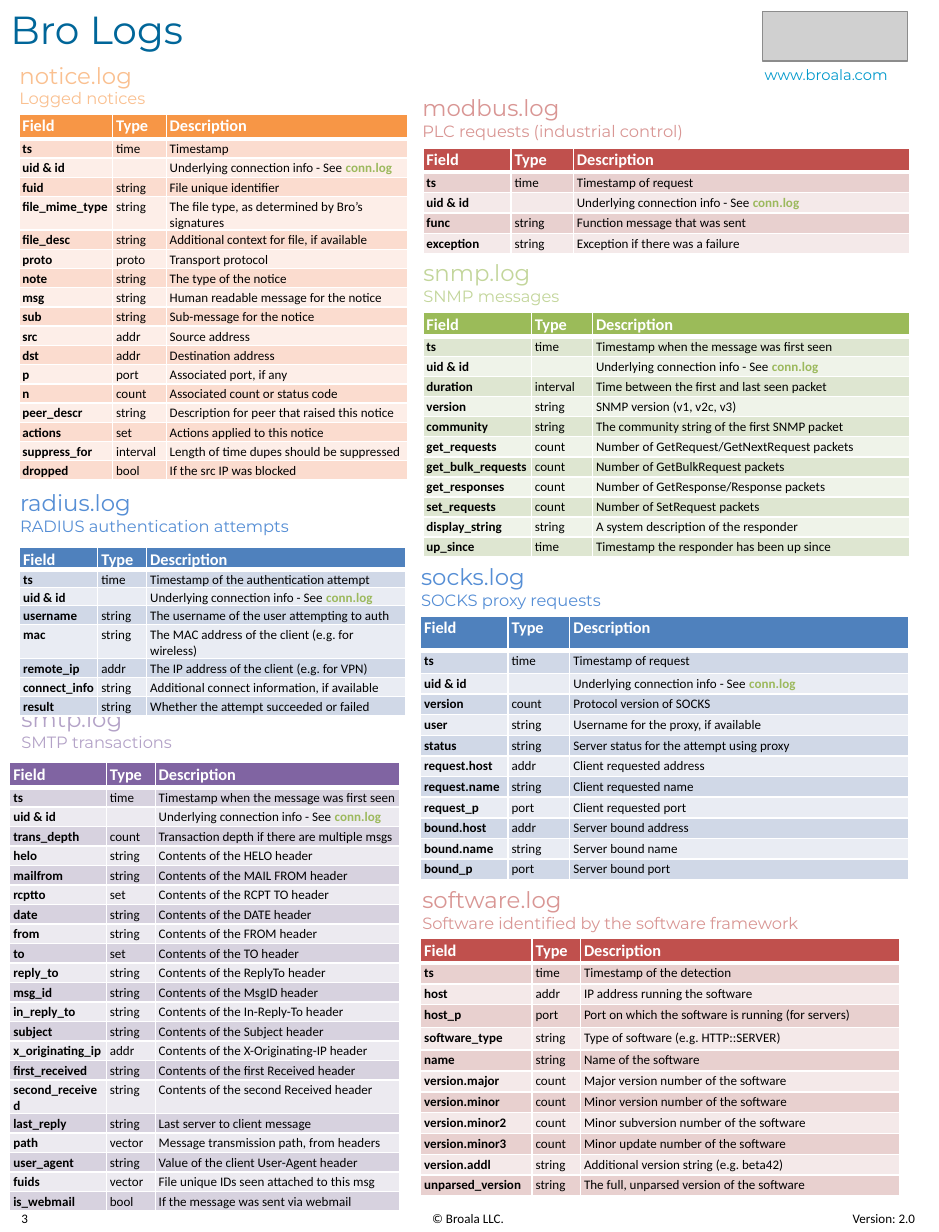
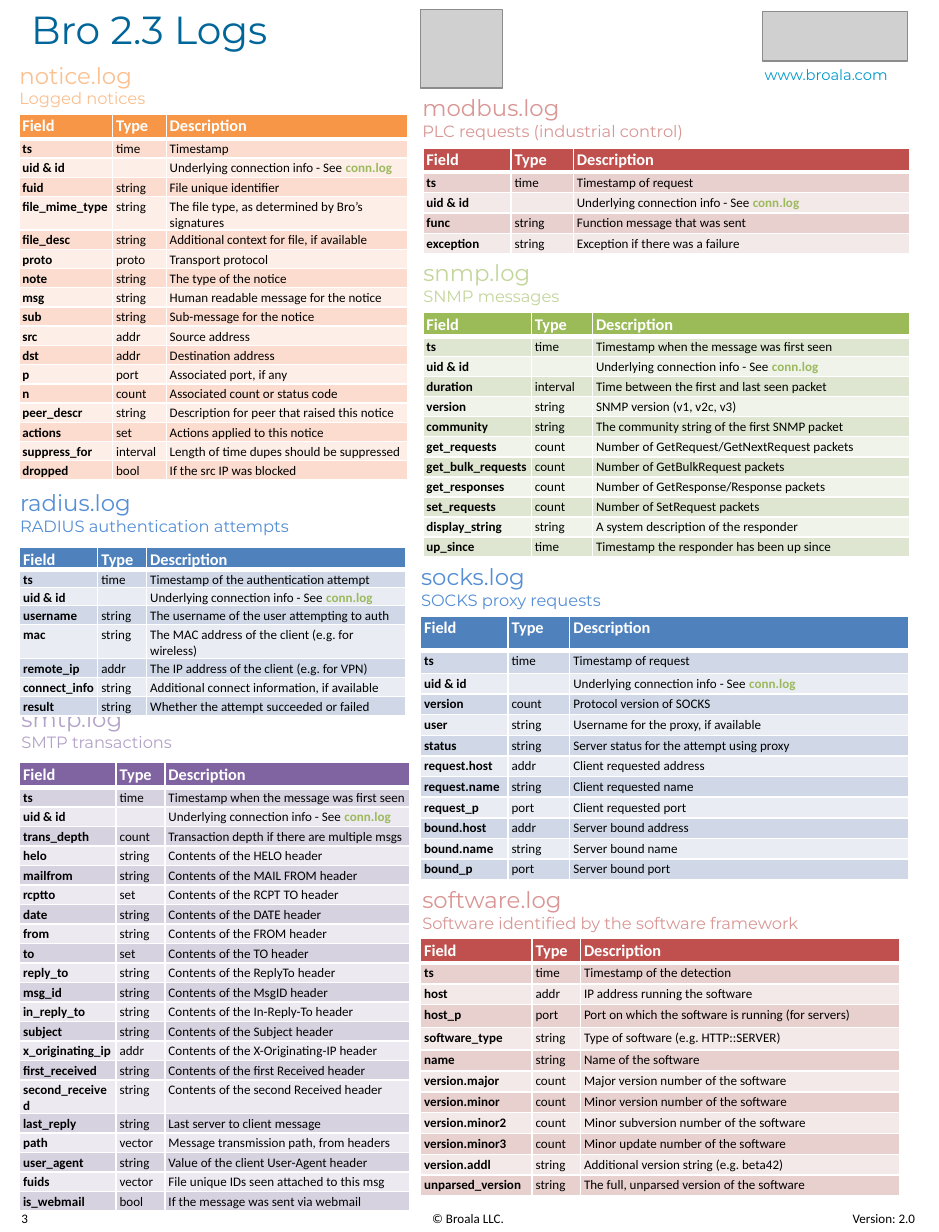
Before and after one commit to corelight/zeek-cheatsheets, a slide deck: slide 3 of Broala-Bro_Log_Cheatsheet-v2.pptx. Drawn at 939x1232 pixels with LibreOffice and Linux fonts; fonts in the diff are those of the drawing; grey boxes stand for pictures. Boxes give left, top, right and bottom in pixels: in the first picture for what was removed or moved away, otherwise in the second. Text is boxed around its words. In the diff, an @@ line names an element or a change of style, - is before the commit and + after.

```diff
--- a/Broala-Bro_Log_Cheatsheet-v2.pptx
+++ b/Broala-Bro_Log_Cheatsheet-v2.pptx
@@ text at (x1=31, y1=16, x2=267, y2=52): text changed @@
-Bro Logs
+Bro 2.3 Logs
@@ picture added at (x1=420, y1=9, x2=502, y2=88) @@
@@ table moved from (x1=9, y1=763, x2=399, y2=1213) to (x1=20, y1=763, x2=410, y2=1213) @@
```
Also in this commit, not shown: 3 other slides changed, 1 other file.
